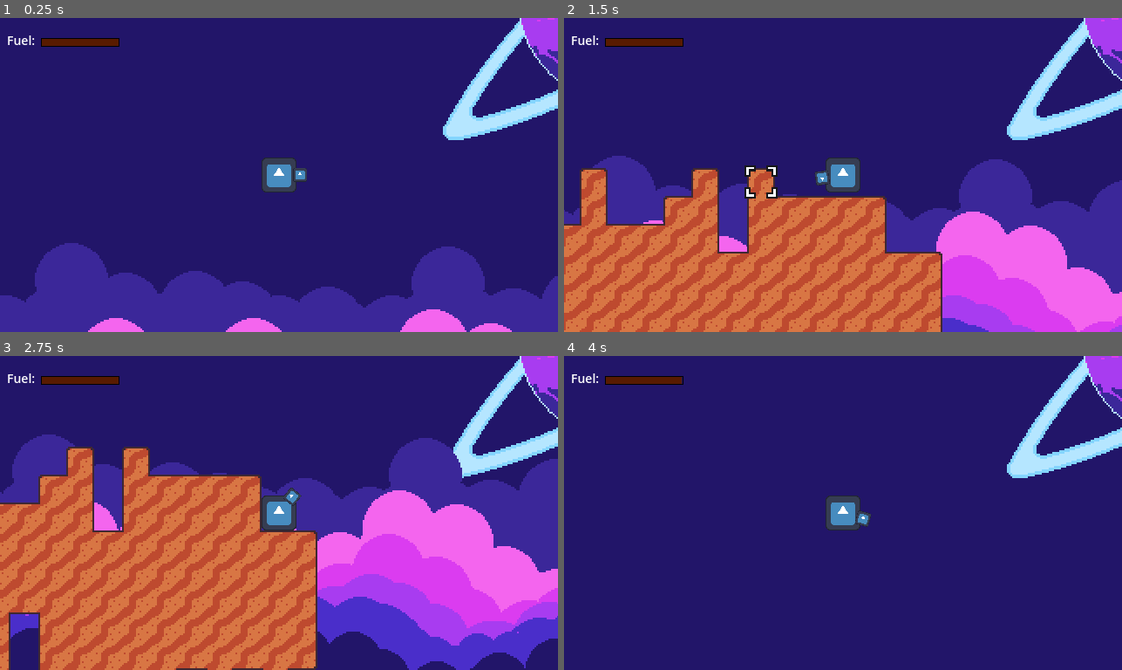
Above: before the commit, frames 1-4 (two rows, left to right).
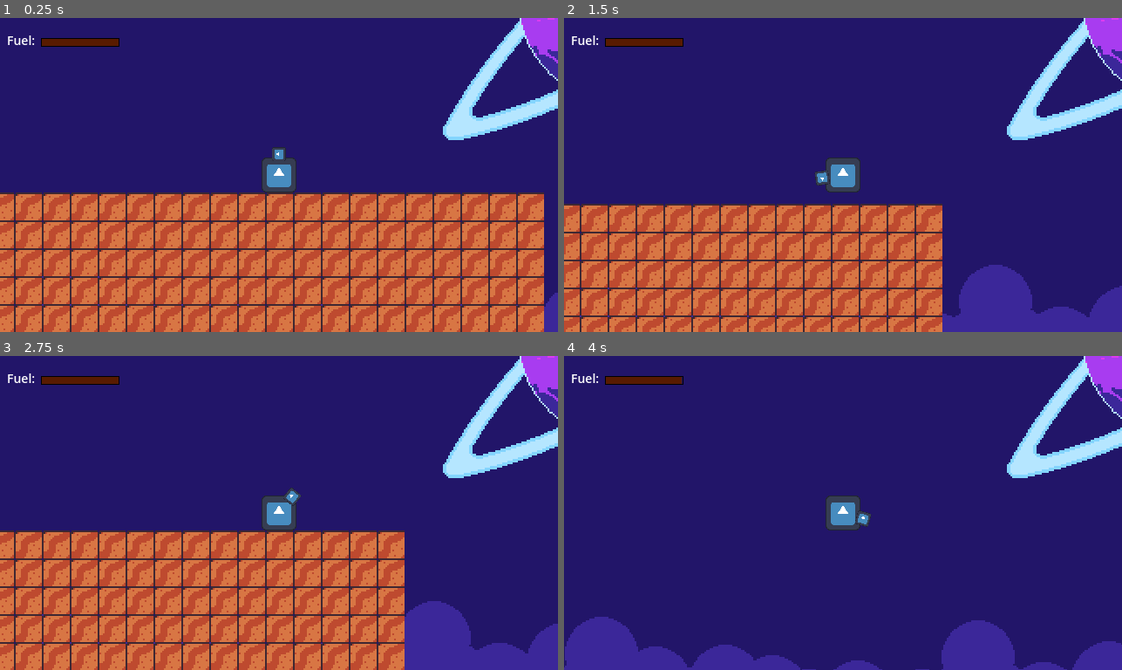
Above: after the commit, the same moments.

Repository: Renan-G-projec/A-Journey-Of-A-Robot
Game: Godot game, scene res://scenes/main_game.tscn
Two runs of this game, one before a commit and one after it. Both use one fixed random seed, a clock stepped at 60 frames per second and the inputs below. The engine's default icon, where the game draws it, is replaced by a stand-in: a white triangle on a blue panel in a dark square.
Inputs (mouse positions are in pixels of both pictures, inside the frame that each line leads up to):
- Up to frame 1 (0.25 s): no input
- Up to frame 2 (1.5 s): tap Enter at 0.5 s; move the mouse to (965, 159) at 0.52 s; press the mouse at (965, 159) at 0.53 s; hold Right (ui_right) from 0.53 s (still down); tap Up at 0.77 s; tap Space (UseJetpack) at 0.8, 1.35 s; move the mouse to (731, 190) at 1.27 s; release the mouse at (731, 190) at 1.28 s
- Up to frame 3 (2.75 s): tap Up at 1.52 s; click (167, 528) at 1.55 s; move the mouse to (334, 443) at 2.02 s; release Right (ui_right) at 2.03 s; press the mouse at (334, 443) at 2.03 s; hold Left (ui_left) from 2.03 s (still down); tap Space (UseJetpack) at 2.3 s
- Up to frame 4 (4 s): move the mouse to (815, 575) at 2.77 s; release Left (ui_left) at 2.78 s; release the mouse at (815, 575) at 2.78 s; hold Right (ui_right) from 2.78 s (still down); tap Space (UseJetpack) at 2.85 s; tap Up at 3.02, 3.77 s; click (815, 575) at 3.05 s; move the mouse to (1010, 560) at 3.52 s; hold Space (UseJetpack) from 3.53 s (still down); tap Alt at 3.6 s

The runs differ from the first frame. In frame 1, 44% of the frame differs, in the area x 0-100%, y 41-100%; in frame 2, 37%; in frame 3, 49%, in the area x 0-100%, y 25-100%; in frame 4, 6.1%.

Commit message:
New Map System Started

Diff:
--- a/scripts/main_game.gd
+++ b/scripts/main_game.gd
@@ -4,10 +4,10 @@
 @onready var resource_ui: Control = $GameUI/ResourceUI
 
 func _on_player_fuel_changed(new_fuel: float) -> void:
-    resource_ui.set_fuel(new_fuel)
+	resource_ui.set_fuel(new_fuel)
 
 func _on_player_mined_block(tilemap_coords: Vector2i, damage: float) -> void:
-    map.damage_tile(tilemap_coords, damage)
+	map.damage_tile(tilemap_coords, damage)
 
 func _on_inventory_changed(item: InventoryItem, new_qtd: int) -> void:
-    print("ITEM ADDED")
+	print("ITEM ADDED")
--- a/scripts/map.gd
+++ b/scripts/map.gd
@@ -6,40 +6,52 @@
 
 @export var tile_base_life: float = 100.0
 var tiles_life: Dictionary[Vector2i, float] = {}
+var fast_noise_lite := FastNoiseLite.new()
+
+
 
 func damage_tile(tile: Vector2i, damage: float) -> void:
-    var life: float = tiles_life.get_or_add(tile, tile_base_life)
-    if life - damage <= 0:
-        destroy_tile(tile)
-    else:
-        tiles_life[tile] -= damage
+	var life: float = tiles_life.get_or_add(tile, tile_base_life)
+	if life - damage <= 0:
+		destroy_tile(tile)
+	else:
+		tiles_life[tile] -= damage
 
 func destroy_tile(tile: Vector2i) -> void:
-    layer.set_cells_terrain_connect([tile], 0, -1)
-    tiles_life.erase(tile)
+	layer.set_cells_terrain_connect([tile], 0, -1)
+	tiles_life.erase(tile)
 
 func _ready() -> void:
-    layer.clear()
-    var world_width: int = 30
-    var layer_1_height: int = 15
+	layer.clear()
+	generateMap()
 
-    var map_index_height: Array = []
-    var map_index_skim: Array = []
+	#var world_width: int = 30
+	#var layer_1_height: int = 15
+	#var map_index_height: Array = []
+	#var map_index_skim: Array = []
+	#var positions_to_change: Array[Vector2i] = []
+	#
+	#for i in range (world_width):
+		#var random_height_int: int = randi_range(5, layer_1_height)
+		#map_index_height.append(random_height_int)
+		#var random_width_skim: int = randi_range(0, 3)
+		#map_index_skim.append(random_width_skim)
+		#
+	#for i in range (world_width):
+		#var y_skim: int = map_index_skim[i]
+		#var column_height: int = map_index_height[i]
+		#
+		#for j in range(y_skim, column_height):
+			#var grid_position: Vector2i = Vector2i(i, j+15)
+			#positions_to_change.push_back(grid_position)
+			#
+	#layer.set_cells_terrain_connect(positions_to_change, 0, 0)
 
-    var positions_to_change: Array[Vector2i] = []
-
-    for i in range (world_width):
-        var random_height_int: int = randi_range(5, layer_1_height)
-        map_index_height.append(random_height_int)
-        var random_width_skim: int = randi_range(0, 3)
-        map_index_skim.append(random_width_skim)
-
-    for i in range (world_width):
-        var y_skim: int = map_index_skim[i]
-        var column_height: int = map_index_height[i]
-
-        for j in range(y_skim, column_height):
-            var grid_position: Vector2i = Vector2i(i, j+15)
-            positions_to_change.push_back(grid_position)
-
-    layer.set_cells_terrain_connect(positions_to_change, 0, 0)
+func generateMap() -> void:
+	print("Generating map cells...")
+	for x in range (30):
+		for y in range (30):
+			layer.set_cell(Vector2i(x, y), 0, Vector2i(1, 1))
+	print("Finished setting cells!")
+	var used_cells := layer.get_used_cells()
+	print("Cells in memory: ", used_cells.size())
--- a/scripts/player.gd
+++ b/scripts/player.gd
@@ -21,31 +21,31 @@
 var jetpack_max_velocity: float = 980 * 8
 
 func _physics_process(delta: float) -> void:
-    if not is_on_floor():
-        velocity += get_gravity() * delta
+	if not is_on_floor():
+		velocity += get_gravity() * delta
 
-    jetpack_is_active = Input.is_action_pressed("UseJetpack") && jetpack_current_fuel > 0
-    if jetpack_is_active:
-        jetpack_current_fuel -= jetpack_consume_rate * delta
-        velocity.y -= jetpack_impulse * delta;
-        velocity.y = max(velocity.y, -jetpack_max_velocity)
-        fuel_changed.emit(jetpack_current_fuel)
+	jetpack_is_active = Input.is_action_pressed("UseJetpack") && jetpack_current_fuel > 0
+	if jetpack_is_active:
+		jetpack_current_fuel -= jetpack_consume_rate * delta
+		velocity.y -= jetpack_impulse * delta;
+		velocity.y = max(velocity.y, -jetpack_max_velocity)
+		fuel_changed.emit(jetpack_current_fuel)
 
-    if Input.is_action_pressed("MineFacingBlock"):
-        if (drill.is_facing_block): drill.start_emitting_particles()
-        drill.mine()
-    else:
-        drill.stop_emitting_particles()
-    if !(drill.is_facing_block): drill.stop_emitting_particles()
+	if Input.is_action_pressed("MineFacingBlock"):
+		if (drill.is_facing_block): drill.start_emitting_particles()
+		drill.mine()
+	else:
+		drill.stop_emitting_particles()
+	if !(drill.is_facing_block): drill.stop_emitting_particles()
 
-    var direction := Input.get_axis("ui_left", "ui_right")
-    if direction:
-        velocity.x = direction * SPEED
-    else:
-        velocity.x = move_toward(velocity.x, 0, SPEED)
+	var direction := Input.get_axis("ui_left", "ui_right")
+	if direction:
+		velocity.x = direction * SPEED
+	else:
+		velocity.x = move_toward(velocity.x, 0, SPEED)
 
-    move_and_slide()
+	move_and_slide()
 
 
 func _on_driil_mined_block(tilemap_position: Vector2i, damage: float) -> void:
-    mined_block.emit(tilemap_position, damage)
+	mined_block.emit(tilemap_position, damage)
